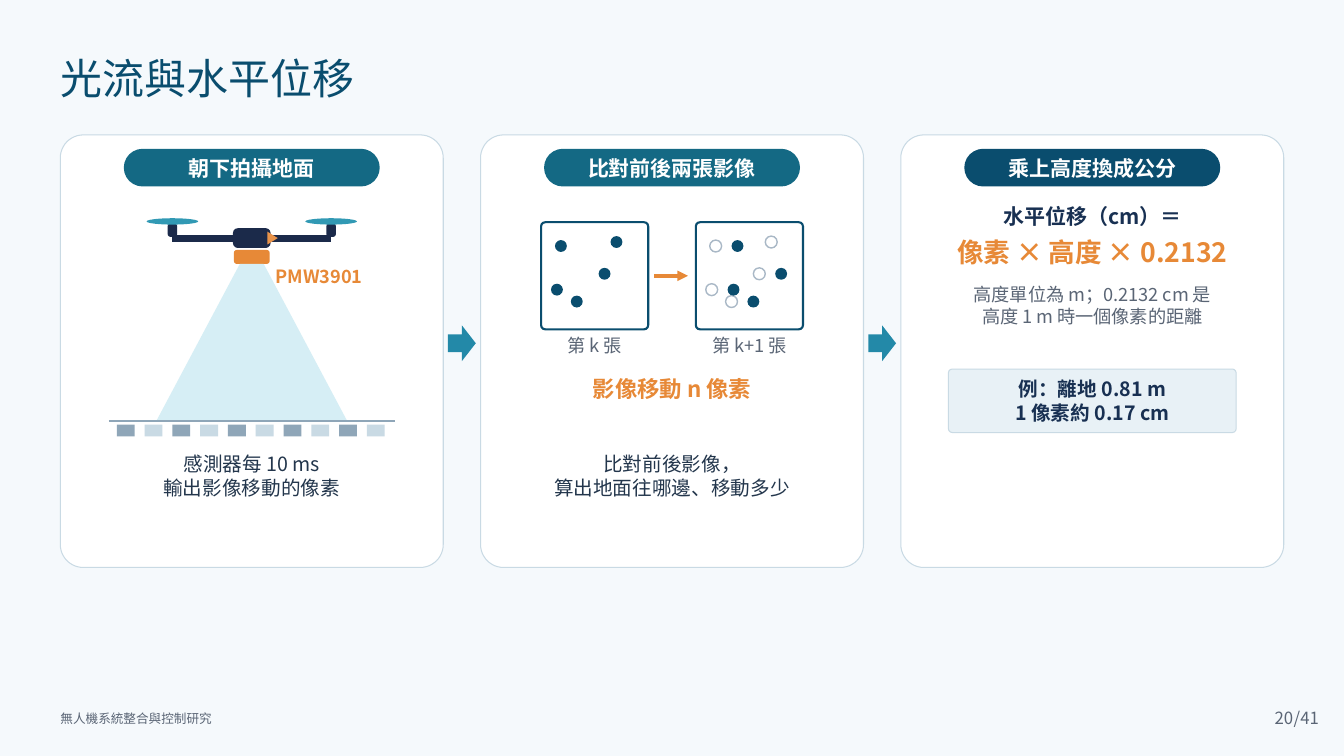
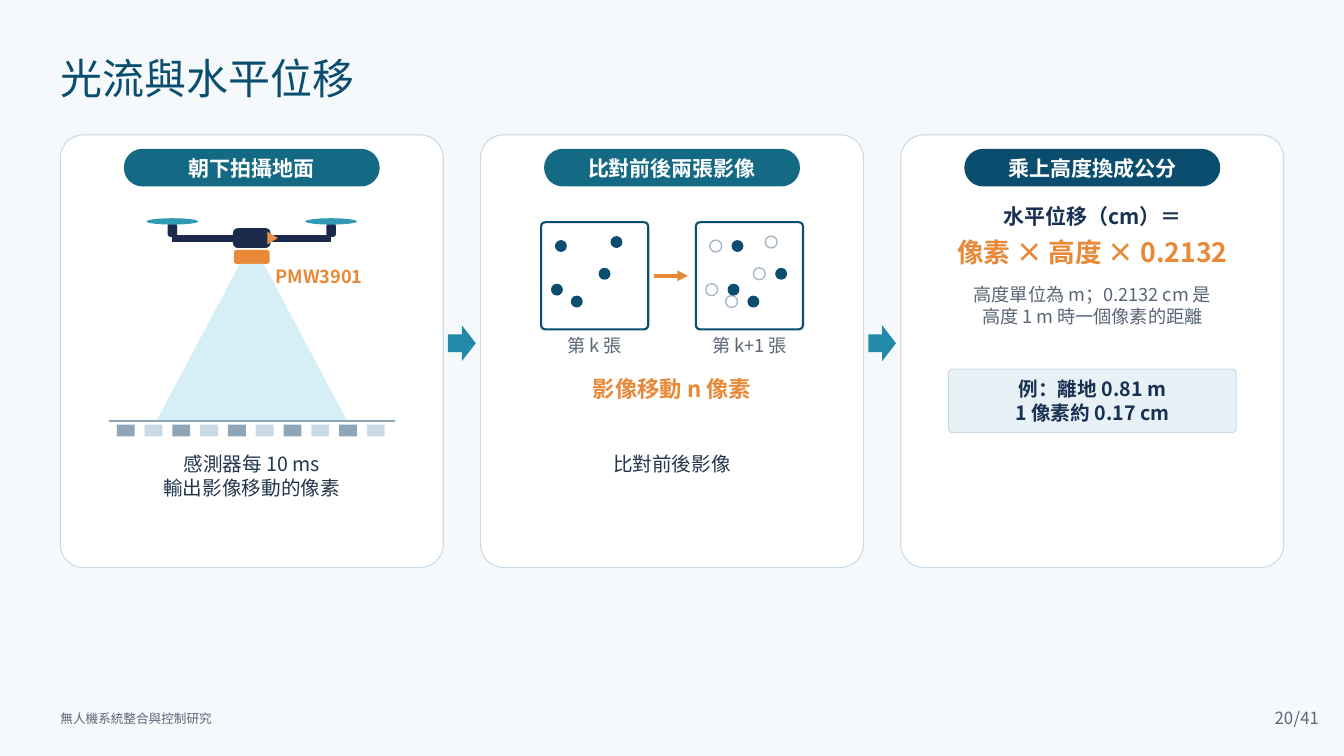
Before and after one commit to lingken1028/-, a slide deck: slide 20 of 無人機系統整合與控制研究_口試簡報 2.pptx. Drawn at 1344x756 pixels with LibreOffice and Linux fonts; fonts in the diff are those of the drawing. Boxes give left, top, right and bottom in pixels: in the first picture for what was removed or moved away, otherwise in the second. Text is boxed around its words. In the diff, an @@ line names an element or a change of style, - is before the commit and + after.

```diff
--- a/無人機系統整合與控制研究_口試簡報 2.pptx
+++ b/無人機系統整合與控制研究_口試簡報 2.pptx
@@ text at [613, 454, 731, 473]: text changed @@
-比對前後影像，
-算出地面往哪邊、移動多少
+比對前後影像
```
Also in this commit, not shown: 8 other slides changed.
